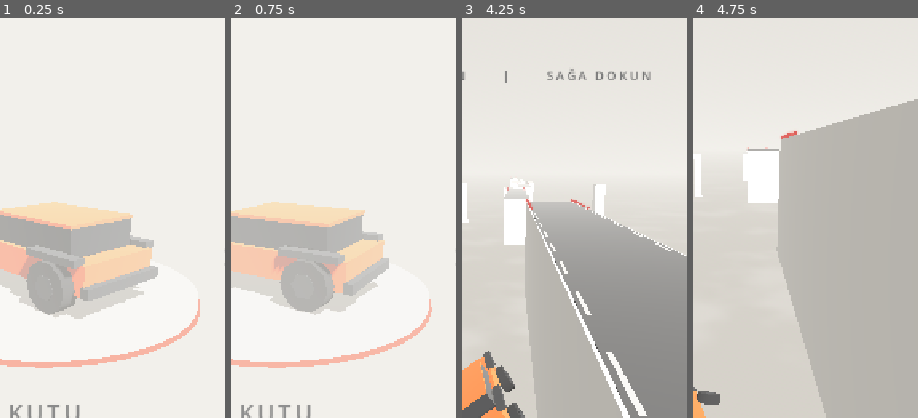
Above: before the commit, frames 1-4 (left to right).
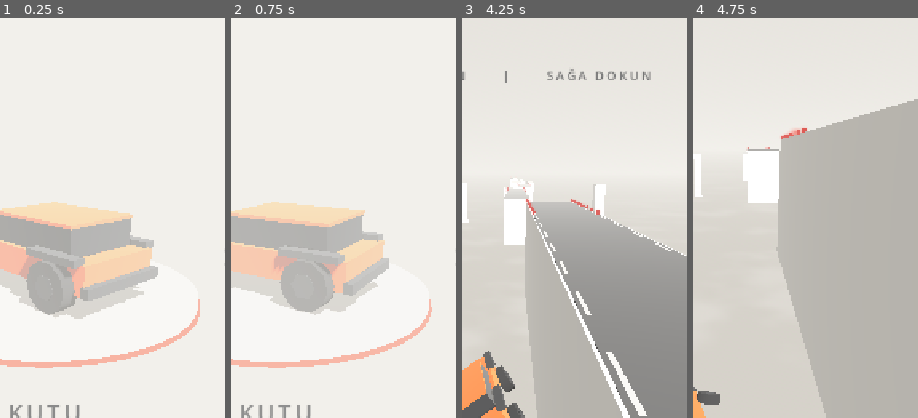
Above: after the commit, the same moments.

Repository: basarbellisan/Runny
Game: Godot game, scene res://scenes/menu.tscn
The game is run twice, just before and just after one commit, with the same random seed, the same clock (stepped at 60 frames per second) and the same inputs.
Inputs (mouse positions are % of the whole screen's width and height, from its top left):
- Up to frame 1 (0.25 s): no input
- Up to frame 2 (0.75 s): click "BAŞLA" at 0.5 s
- Up to frame 3 (4.25 s): tap Enter at 1.25, 1.35, 2.85 s; move the mouse to (45, 70) at 1.27 s; hold W 1.28-2 s; click (45, 70) at 1.42 s; tap Space at 1.52 s; drag from (80, 65) to (45, 70) at 2.02 s; move the mouse to (20, 35) at 2.77 s; hold A 2.78-3.5 s; drag from (55, 50) to (20, 35) at 3.52 s
- Up to frame 4 (4.75 s): move the mouse to (35, 25) at 4.27 s; hold A from 4.28 s (still down); tap Enter at 4.35 s; tap Space at 4.52 s
The pictures show only the part of the screen within x 40-90%, y 19-69%; the shares and areas given below are measured in that part.

Frames 1-2 are identical in both runs. In frame 3, less than 0.1% of the frame differs, in the area x 28-62%, y 41-50%; in frame 4, less than 0.1%, in the area x 24-51%, y 27-33%.

Commit message:
Prototype: runway lights reach further back (~1.1 s before the edge)
Co-Authored-By: Claude Opus 5.5 <noreply@anthropic.com>
Claude-Session: https://claude.ai/code/session_016S88RPn945sNcGg6oLe6PH

Diff:
--- a/scripts/road_generator.gd
+++ b/scripts/road_generator.gd
@@ -113,7 +113,7 @@
 ## Düz bir yolun engelli olma olasılığı (zorlukla bu değere çıkar)
 @export_range(0.0, 1.0) var obstacle_chance := 1.0
 ## Pist ışıkları: yolun sonundaki ışıklı bölgenin süresi (sn, o anki hızla)
-@export var lights_time := 0.75
+@export var lights_time := 1.1
 @export var max_slope_deg := 18.0
 @export var zone_length := 1000.0
 
@@ -493,7 +493,7 @@
 	if banked:
 		# Yatık yol: düz başlar (iniş), bükülür, düzelir; sonu düz (pist ışıkları + roket)
 		var flat_in := 10.0
-		var flat_out := clampf(v * lights_time, 14.0, 48.0) + v * 0.8
+		var flat_out := clampf(v * lights_time, 18.0, 70.0) + v * 0.8
 		length = maxf(length, flat_in + flat_out + v * 3.0)
 		rise = 0.0
 		var a := deg_to_rad(spec.bank)
@@ -761,12 +761,12 @@
 	return s
 
 
-## Pist ışıkları: yolun son ~0.75 saniyesinde iki kenarda kırmızı yuvarlak ışıklar.
+## Pist ışıkları: yolun son ~1.1 saniyesinde iki kenarda kırmızı yuvarlak ışıklar.
 ## Bölgenin başında seyrek (~5 m), yolun ucuna doğru düzgünce sıklaşır (~1 m).
 ## Bir darbe dizi boyunca hızla yolun ucuna koşar ve döngüyle tekrarlar: "şimdi gaz".
 func _add_runway_lights(body: Node3D, s: Segment, slope_len: float) -> void:
 	var v := estimate_speed(car.global_position.z - s.z_end)
-	var zone := clampf(v * lights_time, 14.0, minf(48.0, slope_len * 0.6))
+	var zone := clampf(v * lights_time, 18.0, minf(70.0, slope_len * 0.6))
 	# Yolun ucundan geriye doğru: aralık uçta 1 m, bölgenin başında 5 m
 	var dists: Array[float] = []
 	var d := 0.6
@@ -819,7 +819,7 @@
 	var lane := maxf(3.4, hw * 2.0 + 1.3)
 	# İnişte roketin hızı hâlâ üstümüzde olabilir: boş bölge gazlı hıza göre
 	var clear_start := _v_boost(v) * 0.9 + 15.0
-	var clear_end := clampf(v * lights_time, 14.0, 48.0) + v * 1.0
+	var clear_end := clampf(v * lights_time, 18.0, 70.0) + v * 1.0
 	var z := s.z_start - clear_start
 	var z_last := s.z_end + clear_end
 	var side := -1.0 if _rng.randf() < 0.5 else 1.0
